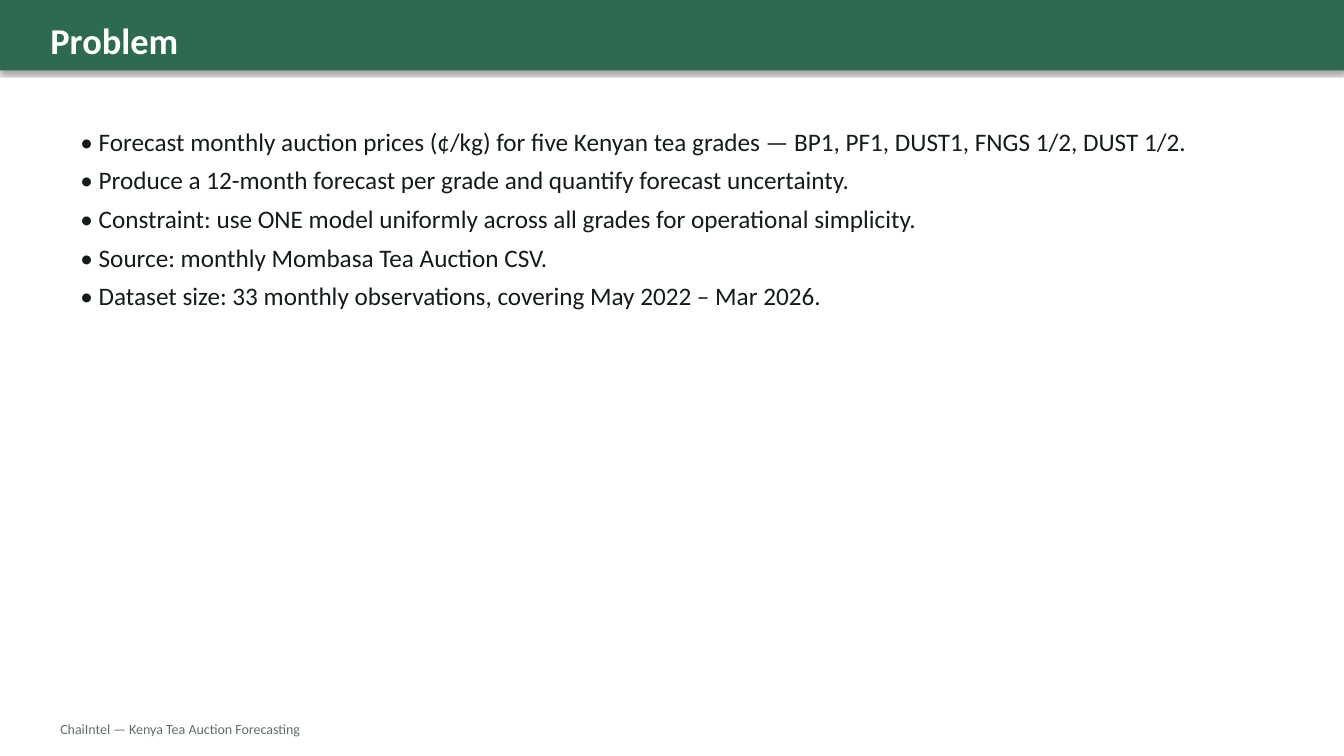
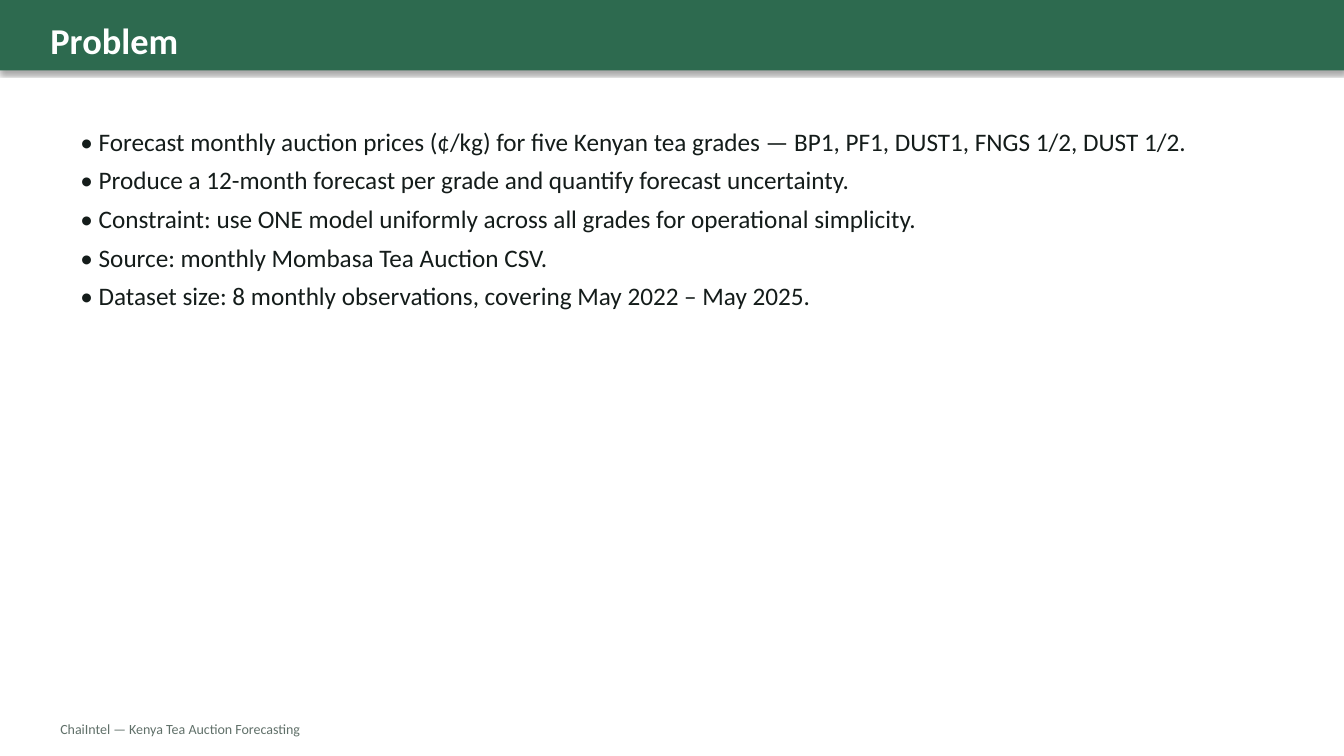
Before and after one commit to benodongo/ChaiIntel, a slide deck: slide 4 of analytics/static/analytics/docs/ChaiIntel-Presentation.pptx. Drawn at 1344x756 pixels with LibreOffice and Linux fonts; fonts in the diff are those of the drawing. Boxes give left, top, right and bottom in pixels: in the first picture for what was removed or moved away, otherwise in the second. Text is boxed around its words. In the diff, an @@ line names an element or a change of style, - is before the commit and + after.

Commit message:
Add sales volume (Pkgs) and USD/KES exchange rate features
Data pipeline:
* scripts/extract_sales_volumes.py parses the monthly KTDA auction PDFs in
  salesreport/ using pdfplumber. From the totals row at the bottom of each
  PDF it extracts per-grade Avg price (already in CSV) and per-grade Pkgs
  (sales volume), plus aggregate total_pkgs / total_kgs / total_avg.
* Adds monthly USD->KES exchange rate. Tries exchangerate.host first; falls
  back to a static historical lookup table baked into the script when the
  API is unreachable (no API key required).
* Dedupes rows by auction_no when two filenames carry the same auction
  number (May 2023.pdf and May 2025.pdf were duplicates of auction 2025/21).
* Skips the 15 daily-sale PDFs as they are Print-to-PDF outputs with no
  embedded text (would require OCR).
* Caches FX results in analytics/data/.fx_cache.json so reruns are offline.

Modelling:
* analytics/rfutils.py: new VOLUME_COLS / FX_COL / EXOG_COLS constants.
* load_historical_data preserves <grade>_pkgs and usd_kes columns and uses
  ISO 8601 date parsing (fixed silent collapse when dayfirst=True misread
  YYYY-MM-DD as DD-MM-YYYY).
* create_features(..., include_exog=True) adds vol_lag_1 (previous month's
  Pkgs) and usd_kes as additional features. Lag-1 volume avoids leakage.
* rf_forecast / rf_cv_metrics now consume the exog features by default
  (RF_USE_EXOG = True). Linear Regression, SARIMAX and Naive are unchanged
  so the per-grade comparison table stays apples-to-apples.
* rf_forecast carries the last-known volume and FX forward through the
  recursive multi-step loop.

Docs:
* analytics/static/analytics/docs/model-justification.md updated with the
  new feature section + a clear dataset-size caveat.
* scripts/generate_presentation.py reflects the new feature engineering;
  ChaiIntel-Presentation.pptx regenerated with live numbers.

Verified end-to-end: dashboard renders HTTP 200 with the new CSV, chosen
global model on this 8-row dataset is now Linear Regression (RF drops
because the extra exog regressors overfit on so few observations).

```diff
--- a/analytics/static/analytics/docs/ChaiIntel-Presentation.pptx
+++ b/analytics/static/analytics/docs/ChaiIntel-Presentation.pptx
@@ text at <box>99,287,810,310</box>: text changed @@
-• Dataset size: 33 monthly observations, covering May 2022 – Mar 2026.
+• Dataset size: 8 monthly observations, covering May 2022 – May 2025.
```
Also in this commit, not shown: 6 other slides changed, 1 slide removed, 31 other files.
